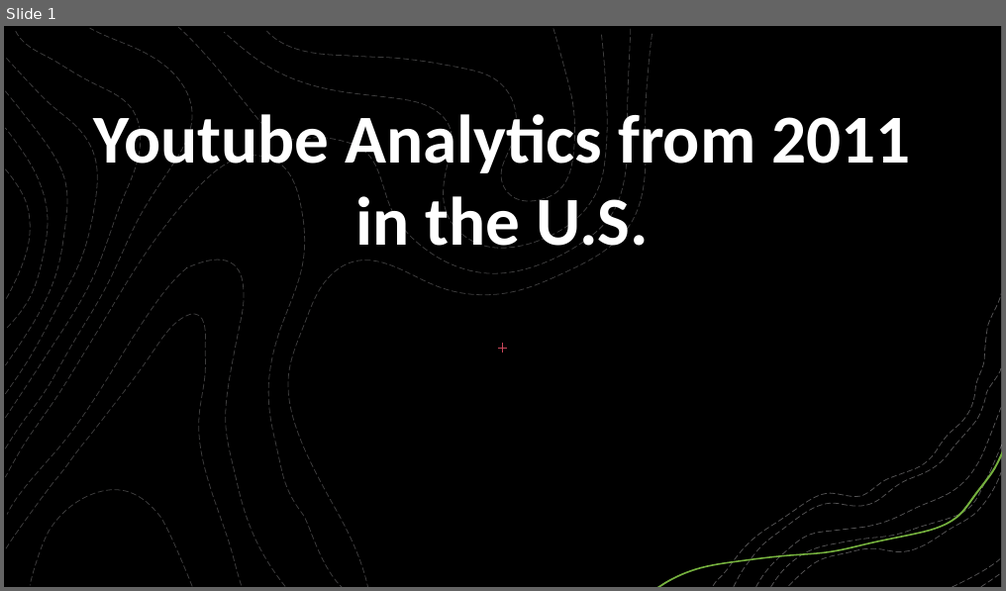
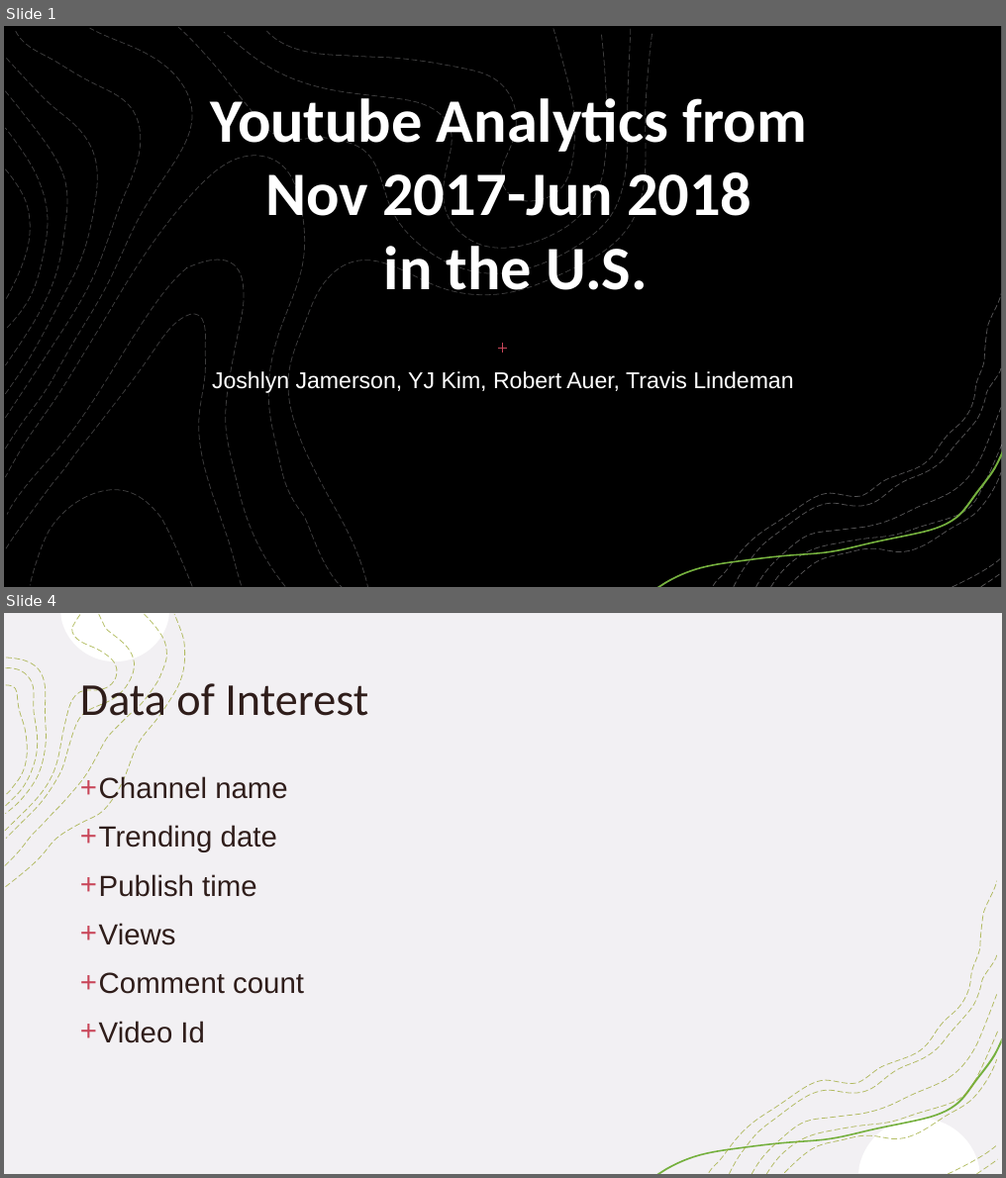
Before and after one commit to tralinde/tralinde_EDA_group_presentation, a slide deck: ppt/Youtube Analytics from 2011 in the U.pptx. Shown one above the other, each under a label of ours: slide 1 before the commit, slides 1 and 4 after it; the slides between them are not shown. The pictures are 1006x591 and 1006x1178 pixels, drawn with LibreOffice and Linux fonts; fonts in the diff are those of the drawing; background and template pictures are left out; a plain dark background stands for a picture behind light text. Boxes give left, top, right and bottom in pixels: in the first picture for what was removed or moved away, otherwise in the second. Text is boxed around its words. In the diff, an @@ line names an element or a change of style, - is before the commit and + after.

```diff
--- a/ppt/Youtube Analytics from 2011 in the U.pptx
+++ b/ppt/Youtube Analytics from 2011 in the U.pptx
@@ slide 4 added at (x1=4, y1=613, x2=1002, y2=1174), background #FFFFFF; not listed: 11 template elements that a slide beside it also shows @@
@@ rectangle added at (x1=4, y1=613, x2=1002, y2=1174), fill #F2F0F3, outline #F2F2F2 1 pt @@
@@ group added at (x1=6, y1=615, x2=185, y2=887): 4 freeform shapes @@
@@ title added at (x1=80, y1=676, x2=368, y2=726), 44 pt, text #2F1D1A @@
+Data of Interest
@@ text added at (x1=99, y1=776, x2=304, y2=1044), 28 pt, text #2F1D1A @@
++ Channel name
++ Trending date
++ Publish time
++ Views
++ Comment count
++ Video Id
@@ freeform shape added at (x1=709, y1=881, x2=997, y2=1173), outline #9CA931 0.75 pt dashed @@
@@ freeform shape added at (x1=785, y1=1059, x2=997, y2=1173), outline #9CA931 0.75 pt dashed @@
@@ slide 1 changed as well @@
@@ title at (x1=211, y1=90, x2=806, y2=295): text changed; size 66 to 59.4 pt @@
-Youtube Analytics from 2011 in the U.S.
+Youtube Analytics from
+Nov 2017-Jun 2018
+in the U.S.
@@ subtitle added at (x1=212, y1=371, x2=793, y2=393), 22 pt, text #FFFFFF @@
+Joshlyn Jamerson, YJ Kim, Robert Auer, Travis Lindeman
```
Also in this commit, not shown: 1 other slide changed, 5 other slides added.
